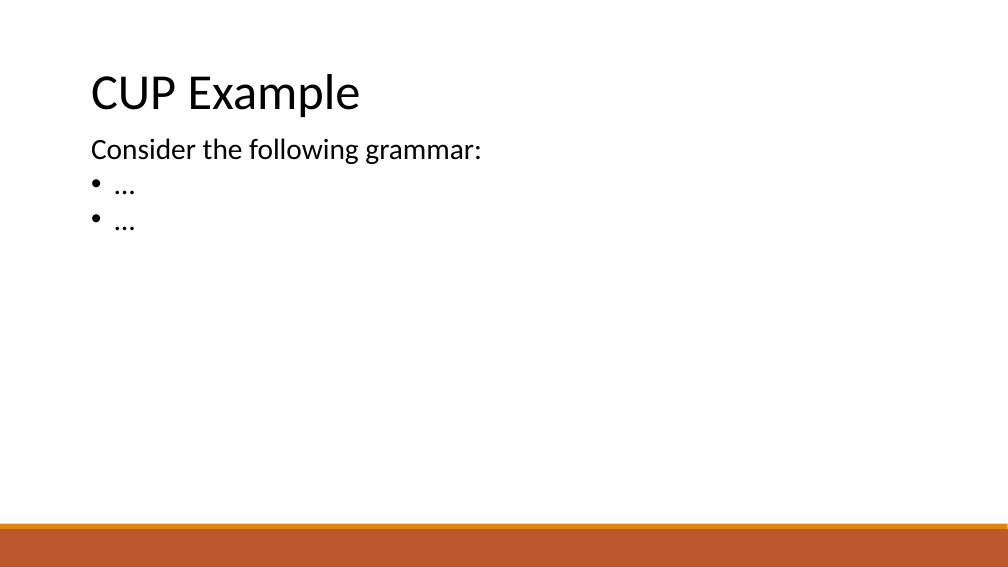
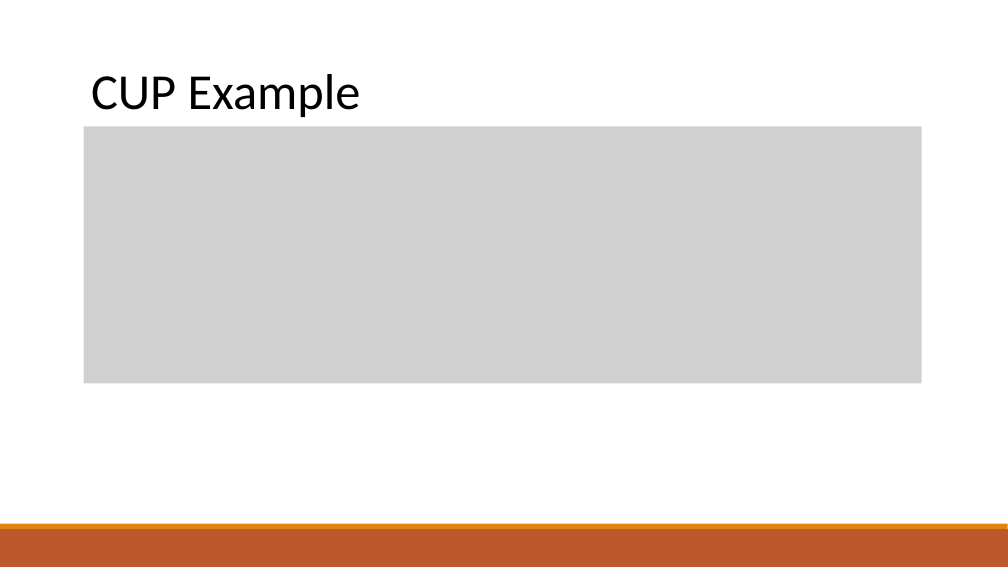
Before and after one commit to raghadzeidan/COMPILATION_TAU_FOR_STUDENTS, a slide deck: slide 76 of new_slides/bottom_up_parsing.pptx (slide 58 before the commit). Drawn at 1008x567 pixels with LibreOffice and Linux fonts; fonts in the diff are those of the drawing; grey boxes stand for pictures. Boxes give left, top, right and bottom in pixels: in the first picture for what was removed or moved away, otherwise in the second. Text is boxed around its words. In the diff, an @@ line names an element or a change of style, - is before the commit and + after.

```diff
--- a/new_slides/bottom_up_parsing.pptx
+++ b/new_slides/bottom_up_parsing.pptx
@@ picture added at [84, 126, 923, 383] @@
@@ text removed at [91, 138, 482, 164] @@
-Consider the following grammar:
-• …
-• …
```
Also in this commit, not shown: 3 other slides changed, 18 slides added, 1 other file.
